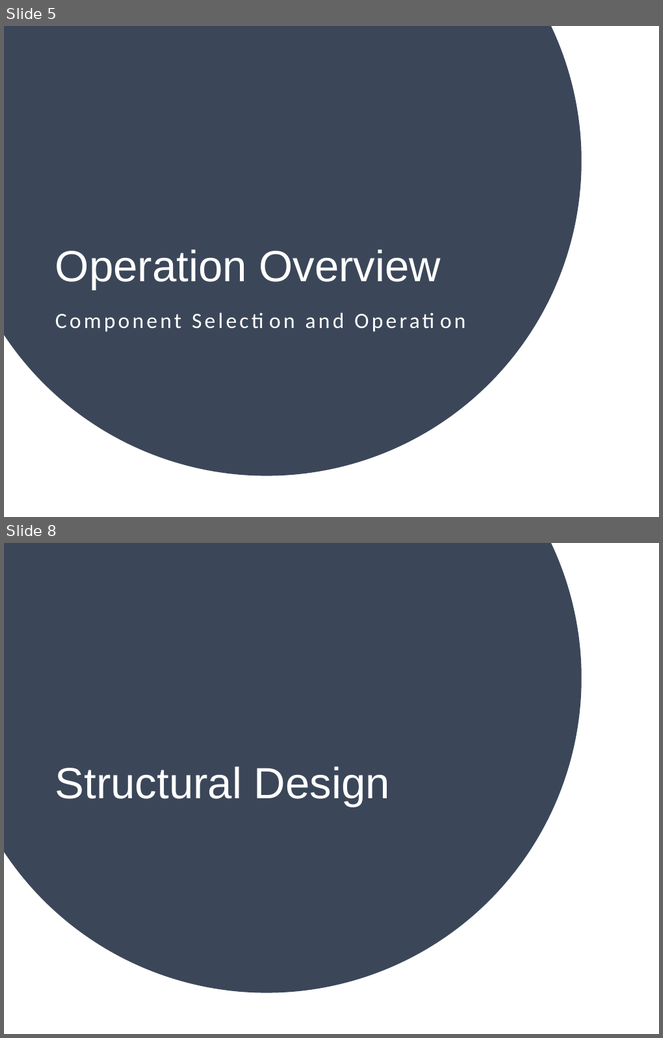
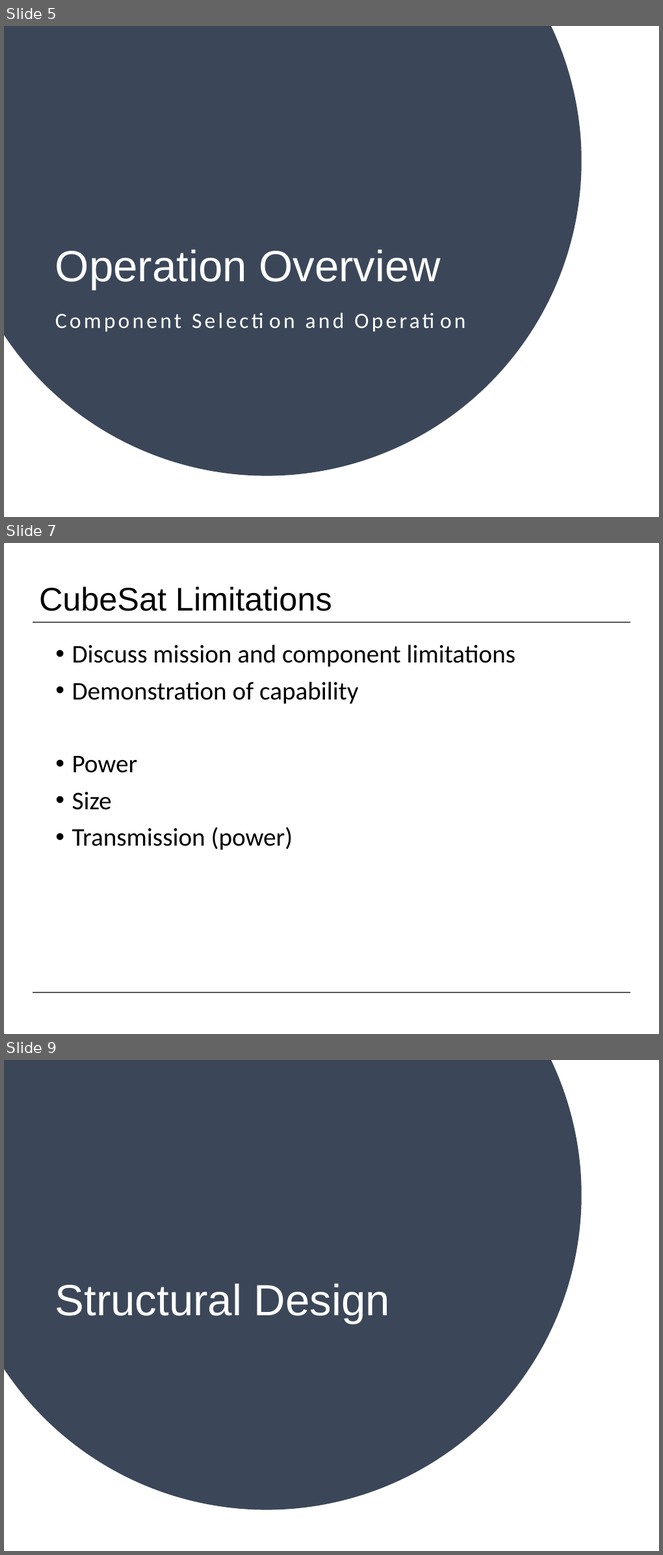
Before and after one commit to NikitaSardesai/AERO3760-Space-Engineering-2, a slide deck: Presentation/SnapSat PDR Presentation.pptx. Shown one above the other, each under a label of ours: slides 5 and 8 before the commit, slides 5, 7 and 9 after it; the slides between them are not shown. The pictures are 663x1038 and 663x1555 pixels, drawn with LibreOffice and Linux fonts; fonts in the diff are those of the drawing; background and template pictures are left out. Boxes give left, top, right and bottom in pixels: in the first picture for what was removed or moved away, otherwise in the second. Text is boxed around its words. In the diff, an @@ line names an element or a change of style, - is before the commit and + after.

```diff
--- a/Presentation/SnapSat PDR Presentation.pptx
+++ b/Presentation/SnapSat PDR Presentation.pptx
@@ slide 7 added at (4, 543, 659, 1034), background #FFFFFF @@
@@ title added at (39, 587, 332, 611), 36 pt, text #000000 @@
+CubeSat Limitations
@@ line added from (33, 622) to (631, 622), #595959 1.5 pt @@
@@ text added at (72, 644, 516, 850), 28 pt, text #000000 @@
+• Discuss mission and component limitations
+• Demonstration of capability
+• Power
+• Size
+• Transmission (power)
@@ line added from (33, 992) to (631, 992), #595959 1.5 pt @@
@@ what was slide 8 is now slide 9 @@
```
Also in this commit, not shown: 2 slides changed, 3 other slides added, 1 slide removed, 7 other files.
